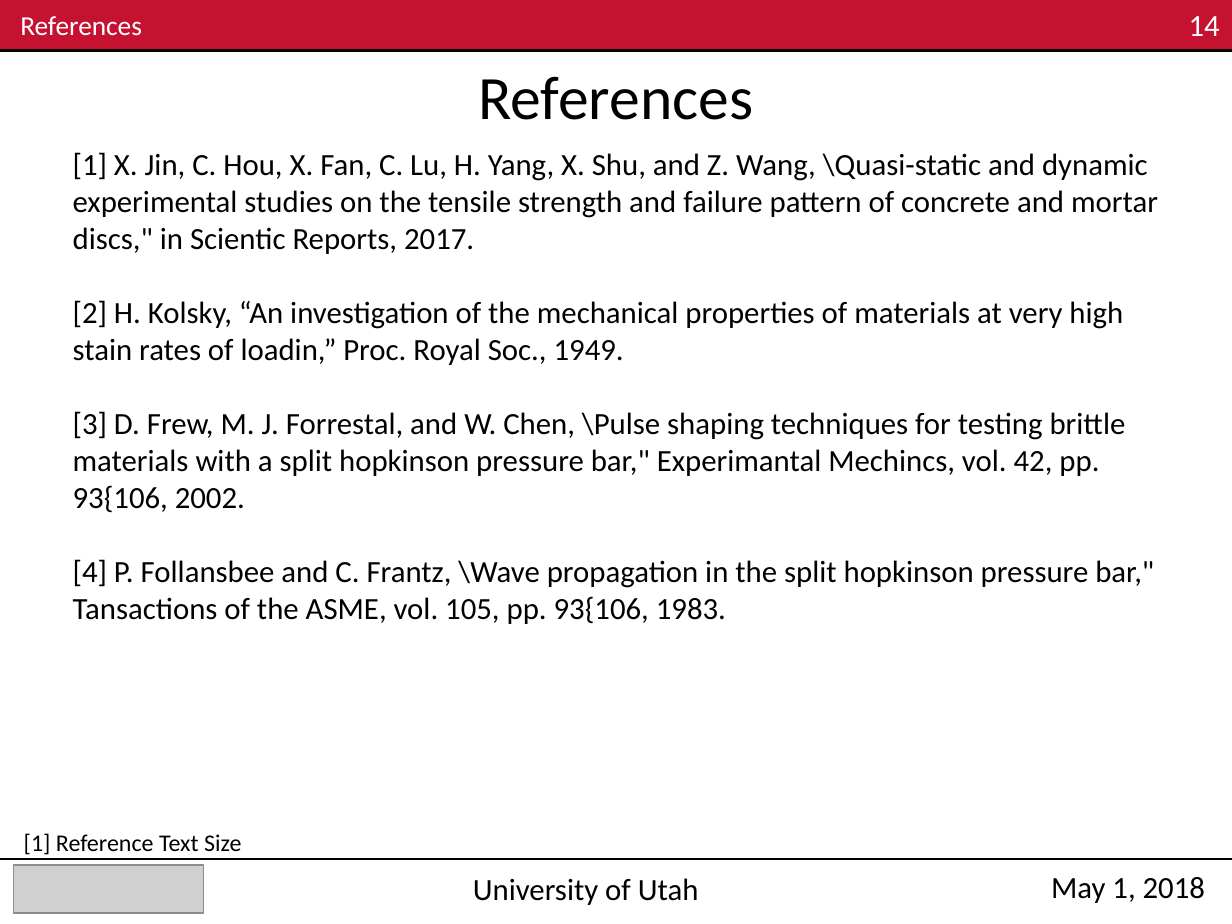
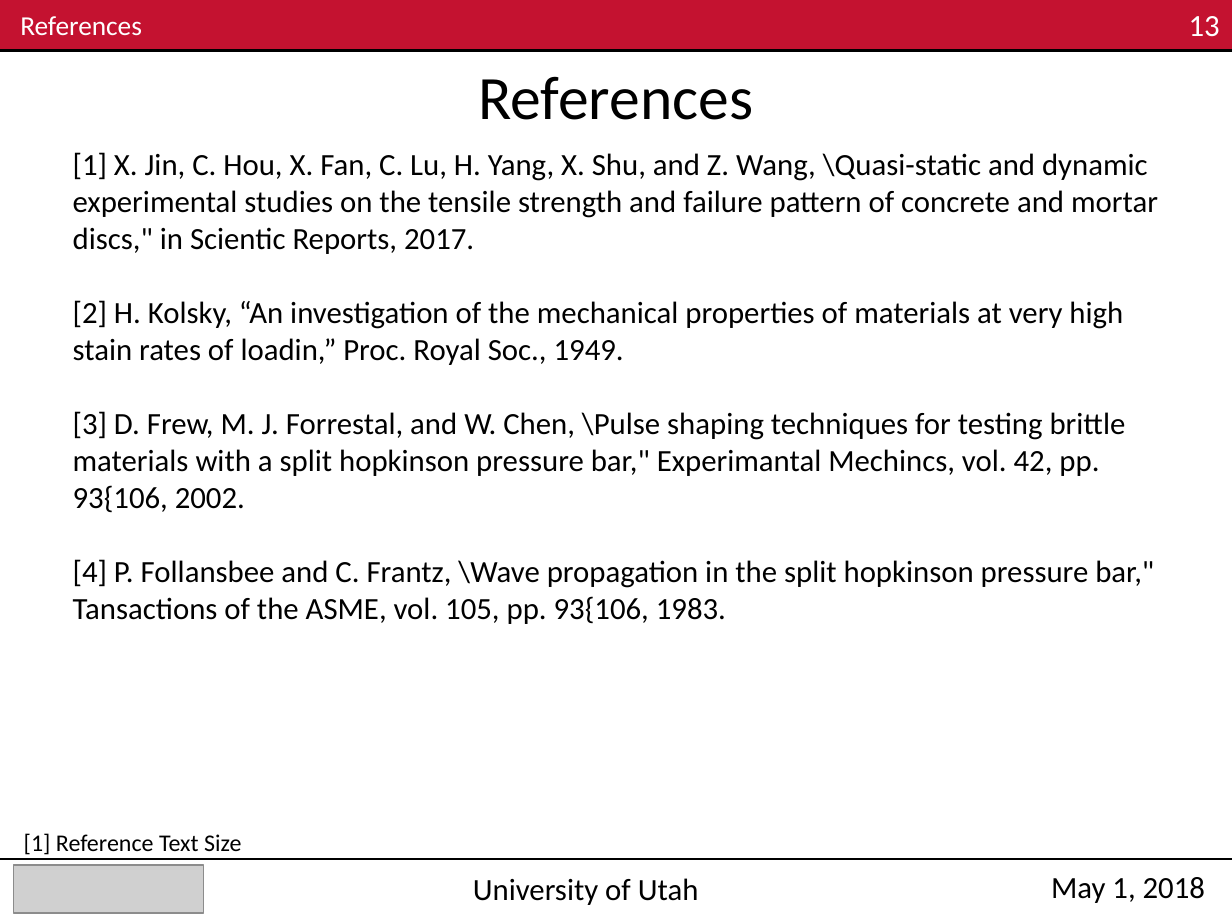
Before and after one commit to Mar-ten/PMAA_Fracture, a slide deck: slide 13 of ME EN 6960_Group4_Exp3_Nick.pptx. Drawn at 1232x924 pixels with LibreOffice and Linux fonts; fonts in the diff are those of the drawing; grey boxes stand for pictures. Boxes give left, top, right and bottom in pixels: in the first picture for what was removed or moved away, otherwise in the second. Text is boxed around its words. In the diff, an @@ line names an element or a change of style, - is before the commit and + after.

```diff
--- a/ME EN 6960_Group4_Exp3_Nick.pptx
+++ b/ME EN 6960_Group4_Exp3_Nick.pptx
@@ text at (1189,16,1220,37): text changed @@
-14
+13
```
Also in this commit, not shown: 9 other slides changed, 1 other file.
